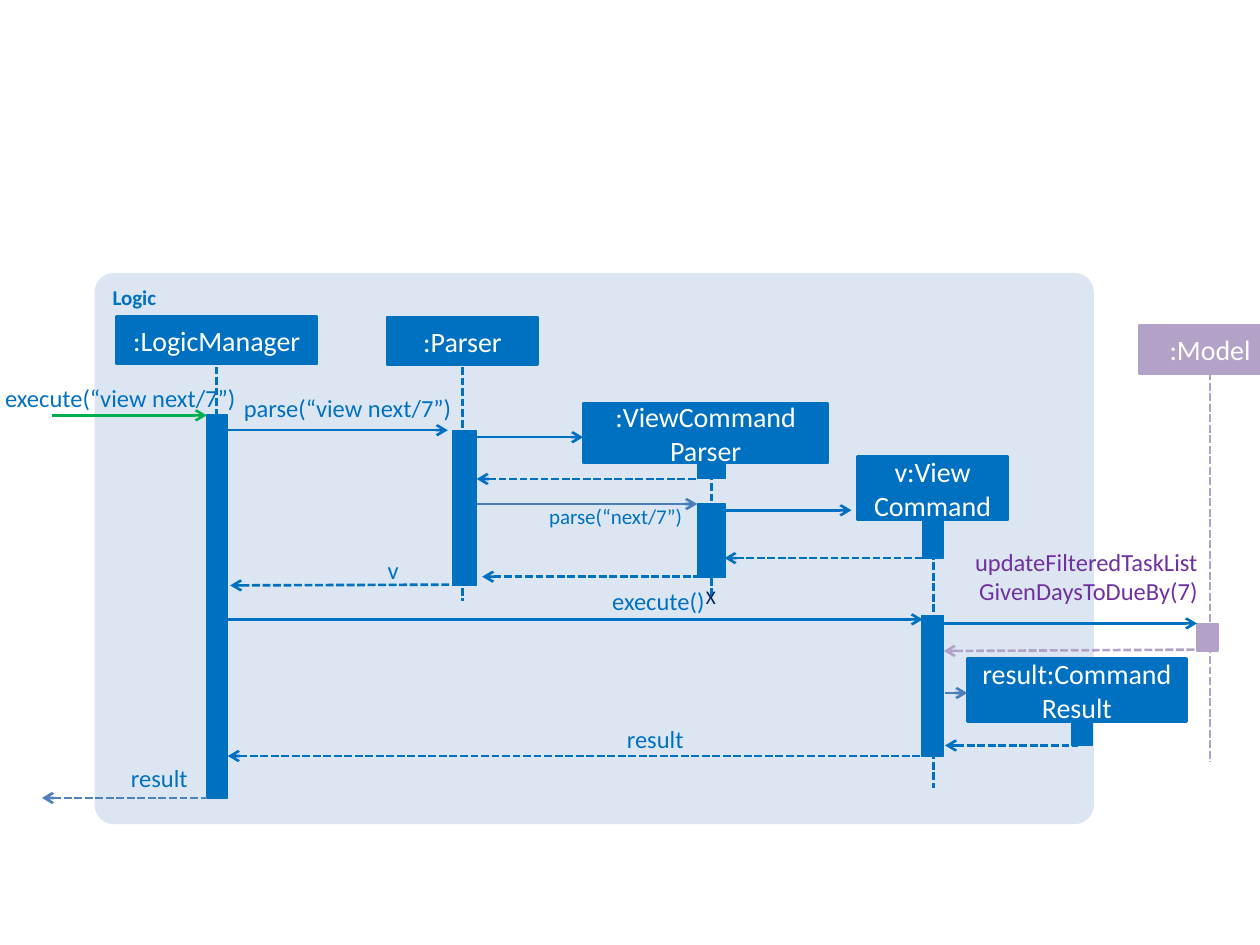
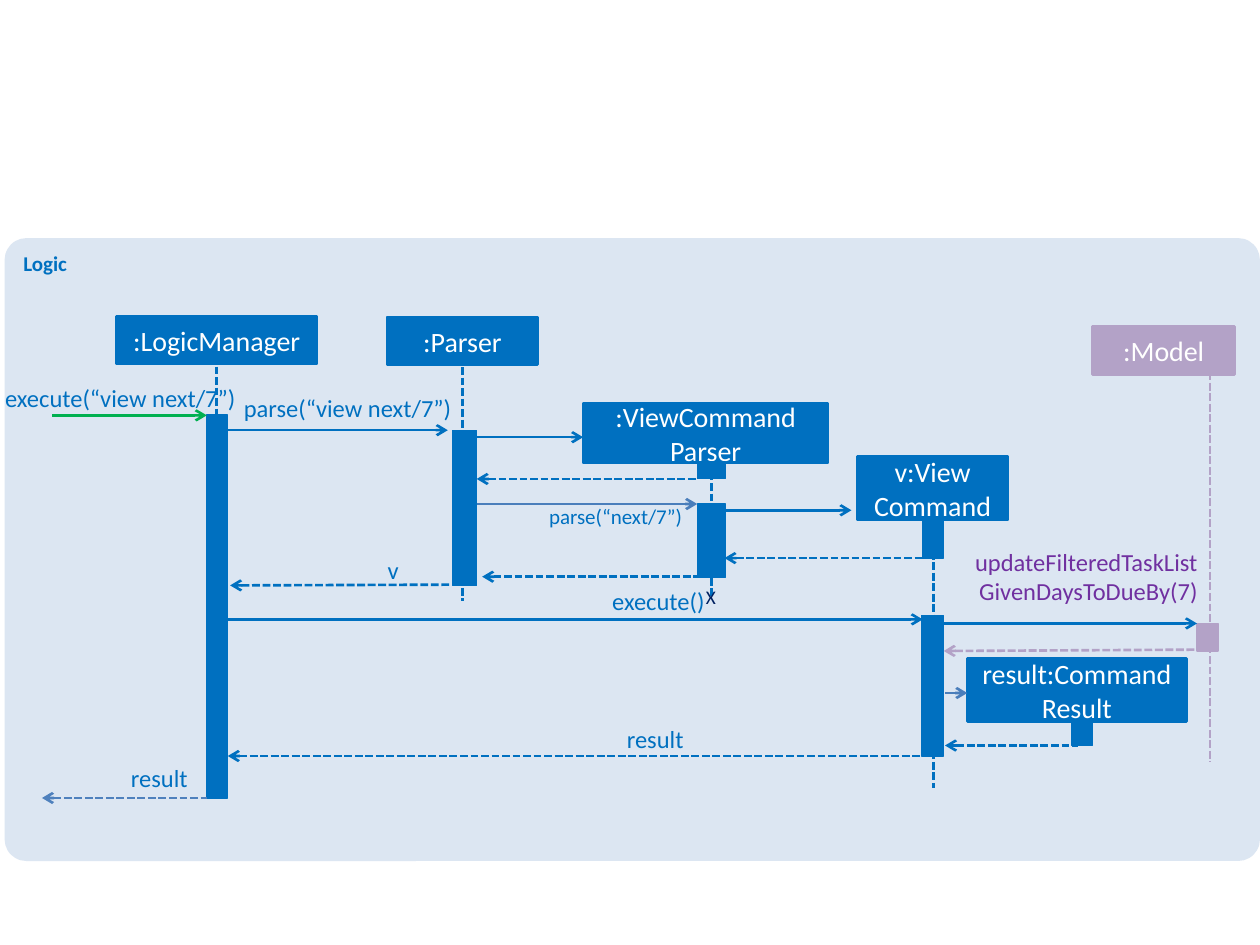
Before and after one commit to CS2103JAN2017-W10-B1/addressbook-level4, a slide deck: slide 1 of docs/diagrams/LogicComponentViewCommandSequenceDiagram.pptx. Drawn at 1260x945 pixels with LibreOffice and Linux fonts; fonts in the diff are those of the drawing. Boxes give left, top, right and bottom in pixels: in the first picture for what was removed or moved away, otherwise in the second. Text is boxed around its words. In the diff, an @@ line names an element or a change of style, - is before the commit and + after.

```diff
--- a/docs/diagrams/LogicComponentViewCommandSequenceDiagram.pptx
+++ b/docs/diagrams/LogicComponentViewCommandSequenceDiagram.pptx
@@ rounded rectangle "Logic": place and size @@
-rounded rectangle "Logic" at [94,273,1094,824]
+rounded rectangle "Logic" at [5,238,1260,861]
@@ rectangle ":Model": place and size @@
-rectangle ":Model" at [1139,325,1260,373]
+rectangle ":Model" at [1092,326,1235,374]
```
Also in this commit, not shown: 1 slide removed, 13 other files.
